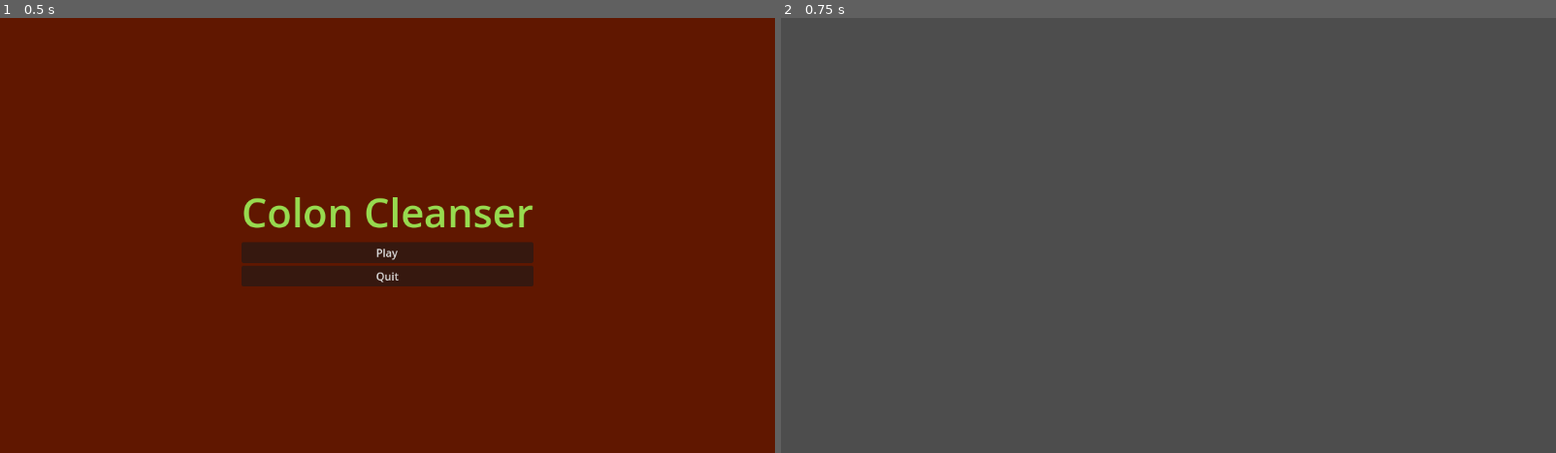
Above: before the commit, frames 1-2 (left to right).
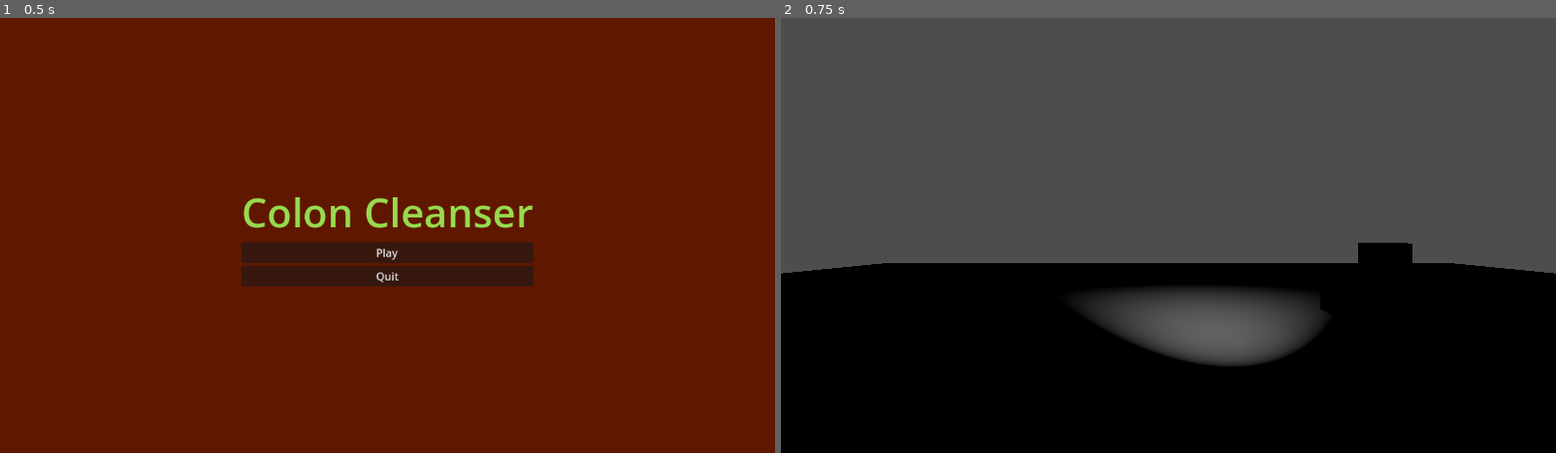
Above: after the commit, the same moments.

Repository: akulkarni3472/GWJ67-Parasite
Game: Godot game, scene res://Menus/MainMenu/main_menu.tscn
The game is run twice, just before and just after one commit, with the same random seed, the same clock (stepped at 60 frames per second) and the same inputs. After the commit the project has no main scene; this scene is started directly in both runs.
Inputs:
- Up to frame 1 (0.5 s): no input
- Up to frame 2 (0.75 s): click "Play" at 0.5 s

Frame 1 is identical in both runs. In frame 2, 41% of the frame differs, in the area x 0-100%, y 51-100%.

Commit message:
Created initial player and weapon scenes

Diff:
--- a/Levels/Level1/level-1.tscn
+++ b/Levels/Level1/level-1.tscn
@@ -1,3 +1,23 @@
-[gd_scene format=3 uid="uid://d234ib1l07eok"]
+[gd_scene load_steps=4 format=3 uid="uid://d234ib1l07eok"]
+
+[ext_resource type="PackedScene" uid="uid://de7ykwabmgyb5" path="res://Player/player.tscn" id="1_8wwit"]
+
+[sub_resource type="BoxShape3D" id="BoxShape3D_nk2q7"]
+size = Vector3(30, 0.1, 30)
+
+[sub_resource type="BoxMesh" id="BoxMesh_vo2uq"]
+size = Vector3(30, 0.1, 30)
 
 [node name="Level-1" type="Node3D"]
+
+[node name="Player" parent="." instance=ExtResource("1_8wwit")]
+transform = Transform3D(1, 0, 0, 0, 1, 0, 0, 0, 1, 0, 0.95, 0)
+
+[node name="StaticBody3D" type="StaticBody3D" parent="."]
+transform = Transform3D(1, 0, 0, 0, 1, 0, 0, 0, 1, 0, -0.05, 0)
+
+[node name="CollisionShape3D" type="CollisionShape3D" parent="StaticBody3D"]
+shape = SubResource("BoxShape3D_nk2q7")
+
+[node name="MeshInstance3D" type="MeshInstance3D" parent="StaticBody3D"]
+mesh = SubResource("BoxMesh_vo2uq")
--- /dev/null
+++ b/Player/Weapons/Bullet.tscn
@@ -0,0 +1,37 @@
+[gd_scene load_steps=4 format=3 uid="uid://hy43fehokm4o"]
+
+[sub_resource type="SphereShape3D" id="SphereShape3D_ipc7a"]
+radius = 0.333
+
+[sub_resource type="StandardMaterial3D" id="StandardMaterial3D_cxbwq"]
+albedo_color = Color(0.2, 1, 1, 1)
+metallic = 1.0
+metallic_specular = 0.28
+roughness = 0.27
+backlight_enabled = true
+backlight = Color(0.2, 1, 1, 1)
+refraction_scale = -0.3
+
+[sub_resource type="SphereMesh" id="SphereMesh_ggymf"]
+material = SubResource("StandardMaterial3D_cxbwq")
+radius = 0.3
+height = 0.6
+
+[node name="Bullet" type="RigidBody3D"]
+transform = Transform3D(1, 0, 0, 0, 1, 0, 0, 0, 1, 0, 0.15, 0)
+
+[node name="CollisionShape3D" type="CollisionShape3D" parent="."]
+transform = Transform3D(0.5, 0, 0, 0, 0.5, 0, 0, 0, 0.5, 0, 0, 0)
+shape = SubResource("SphereShape3D_ipc7a")
+
+[node name="MeshInstance3D" type="MeshInstance3D" parent="."]
+transform = Transform3D(0.5, 0, 0, 0, 0.5, 0, 0, 0, 0.5, 0, 0, 0)
+mesh = SubResource("SphereMesh_ggymf")
+
+[node name="OmniLight3D" type="OmniLight3D" parent="."]
+light_color = Color(0.2, 1, 1, 1)
+light_energy = 8.0
+light_indirect_energy = 8.0
+light_specular = 8.0
+shadow_enabled = true
+omni_range = 0.333093
--- /dev/null
+++ b/Player/Weapons/gun_base.tscn
@@ -0,0 +1,47 @@
+[gd_scene load_steps=6 format=3 uid="uid://c23nef22jev88"]
+
+[ext_resource type="Material" uid="uid://nos7s37uown" path="res://Player/Weapons/gun_mat.tres" id="1_ihhqh"]
+
+[sub_resource type="BoxMesh" id="BoxMesh_ohf4f"]
+material = ExtResource("1_ihhqh")
+size = Vector3(0.2, 0.333, 1)
+
+[sub_resource type="BoxMesh" id="BoxMesh_1j41y"]
+material = ExtResource("1_ihhqh")
+size = Vector3(0.1, 0.1, 0.333)
+
+[sub_resource type="BoxMesh" id="BoxMesh_cjcre"]
+material = ExtResource("1_ihhqh")
+size = Vector3(0.1, 0.2, 0.1)
+
+[sub_resource type="BoxShape3D" id="BoxShape3D_sdoay"]
+size = Vector3(0.190674, 0.410645, 1.20239)
+
+[node name="GunBase" type="StaticBody3D"]
+
+[node name="MeshInstance3D" type="MeshInstance3D" parent="."]
+transform = Transform3D(1, 0, 0, 0, 1, 0, 0, 0, 1, 0, 0.156851, 0)
+mesh = SubResource("BoxMesh_ohf4f")
+
+[node name="barrel_mesh" type="MeshInstance3D" parent="MeshInstance3D"]
+transform = Transform3D(1, 0, 0, 0, 1, 0, 0, 0, 1, 0, 0.0196102, -0.542878)
+mesh = SubResource("BoxMesh_1j41y")
+
+[node name="sight_mesh" type="MeshInstance3D" parent="MeshInstance3D"]
+transform = Transform3D(1, 0, 0, 0, 1, 0, 0, 0, 1, 0, 0.161785, -0.418867)
+mesh = SubResource("BoxMesh_cjcre")
+
+[node name="SpotLight3D" type="SpotLight3D" parent="MeshInstance3D/sight_mesh"]
+transform = Transform3D(1, 0, 0, 0, 1, 0, 0, 0, 1, 0, 0.072336, -0.055085)
+light_energy = 8.0
+light_indirect_energy = 8.0
+light_volumetric_fog_energy = 8.0
+spot_range = 8.0
+spot_angle = 32.9888
+
+[node name="CollisionShape3D" type="CollisionShape3D" parent="."]
+transform = Transform3D(1, 0, 0, 0, 1, 0, 0, 0, 1, 0.00012207, 0.200049, -0.0968018)
+shape = SubResource("BoxShape3D_sdoay")
+
+[node name="BulletEmitter" type="Node3D" parent="."]
+transform = Transform3D(1, 0, 0, 0, 1, 0, 0, 0, 1, 0, 0.174205, -0.725255)
--- /dev/null
+++ b/Player/Weapons/gun_mat.tres
@@ -0,0 +1,6 @@
+[gd_resource type="StandardMaterial3D" format=3 uid="uid://nos7s37uown"]
+
+[resource]
+albedo_color = Color(0.694118, 0.694118, 0.694118, 1)
+metallic = 1.0
+roughness = 0.4
--- /dev/null
+++ b/Player/player.gd
@@ -0,0 +1,7 @@
+extends RigidBody3D
+
+func _ready():
+	pass
+
+func _physics_process(delta):
+	pass
--- /dev/null
+++ b/Player/player.tscn
@@ -0,0 +1,35 @@
+[gd_scene load_steps=6 format=3 uid="uid://de7ykwabmgyb5"]
+
+[ext_resource type="PackedScene" uid="uid://c23nef22jev88" path="res://Player/Weapons/gun_base.tscn" id="1_cjkj2"]
+[ext_resource type="Script" path="res://Player/player.gd" id="1_ujo7x"]
+
+[sub_resource type="PhysicsMaterial" id="PhysicsMaterial_oke7m"]
+friction = 0.0
+
+[sub_resource type="CapsuleMesh" id="CapsuleMesh_2uabs"]
+
+[sub_resource type="CapsuleShape3D" id="CapsuleShape3D_lbee3"]
+
+[node name="Player" type="RigidBody3D"]
+transform = Transform3D(1, 0, 0, 0, 1, 0, 0, 0, 1, 0, 1, 0)
+axis_lock_angular_x = true
+axis_lock_angular_y = true
+axis_lock_angular_z = true
+physics_material_override = SubResource("PhysicsMaterial_oke7m")
+script = ExtResource("1_ujo7x")
+
+[node name="MeshInstance3D" type="MeshInstance3D" parent="."]
+mesh = SubResource("CapsuleMesh_2uabs")
+
+[node name="CollisionShape3D" type="CollisionShape3D" parent="."]
+shape = SubResource("CapsuleShape3D_lbee3")
+
+[node name="Node3D" type="Node3D" parent="."]
+transform = Transform3D(1, 0, 0, 0, 1, 0, 0, 0, 1, 0, 0.480232, 0)
+
+[node name="Camera3D" type="Camera3D" parent="Node3D"]
+
+[node name="Node3D2" type="Node3D" parent="."]
+transform = Transform3D(1, 0, 0, 0, 1, 0, 0, 0, 1, 0.701538, 0.0372148, -0.505621)
+
+[node name="GunBase" parent="Node3D2" instance=ExtResource("1_cjkj2")]
--- a/project.godot
+++ b/project.godot
@@ -11,10 +11,42 @@
 [application]
 
 config/name="Gwj 67-parasite"
-run/main_scene="res://Menus/MainMenu/main_menu.tscn"
 config/features=PackedStringArray("4.2", "Forward Plus")
 config/icon="res://icon.svg"
 
-[dotnet]
+[input]
 
-project/assembly_name="Gwj 67-parasite"
+move_front={
+"deadzone": 0.5,
+"events": [Object(InputEventKey,"resource_local_to_scene":false,"resource_name":"","device":-1,"window_id":0,"alt_pressed":false,"shift_pressed":false,"ctrl_pressed":false,"meta_pressed":false,"pressed":false,"keycode":0,"physical_keycode":87,"key_label":0,"unicode":119,"echo":false,"script":null)
+, Object(InputEventKey,"resource_local_to_scene":false,"resource_name":"","device":-1,"window_id":0,"alt_pressed":false,"shift_pressed":false,"ctrl_pressed":false,"meta_pressed":false,"pressed":false,"keycode":0,"physical_keycode":4194320,"key_label":0,"unicode":0,"echo":false,"script":null)
+]
+}
+move_back={
+"deadzone": 0.5,
+"events": [Object(InputEventKey,"resource_local_to_scene":false,"resource_name":"","device":-1,"window_id":0,"alt_pressed":false,"shift_pressed":false,"ctrl_pressed":false,"meta_pressed":false,"pressed":false,"keycode":0,"physical_keycode":83,"key_label":0,"unicode":115,"echo":false,"script":null)
+, Object(InputEventKey,"resource_local_to_scene":false,"resource_name":"","device":-1,"window_id":0,"alt_pressed":false,"shift_pressed":false,"ctrl_pressed":false,"meta_pressed":false,"pressed":false,"keycode":0,"physical_keycode":4194322,"key_label":0,"unicode":0,"echo":false,"script":null)
+]
+}
+move_left={
+"deadzone": 0.5,
+"events": [Object(InputEventKey,"resource_local_to_scene":false,"resource_name":"","device":-1,"window_id":0,"alt_pressed":false,"shift_pressed":false,"ctrl_pressed":false,"meta_pressed":false,"pressed":false,"keycode":0,"physical_keycode":65,"key_label":0,"unicode":97,"echo":false,"script":null)
+, Object(InputEventKey,"resource_local_to_scene":false,"resource_name":"","device":-1,"window_id":0,"alt_pressed":false,"shift_pressed":false,"ctrl_pressed":false,"meta_pressed":false,"pressed":false,"keycode":0,"physical_keycode":4194319,"key_label":0,"unicode":0,"echo":false,"script":null)
+]
+}
+move_right={
+"deadzone": 0.5,
+"events": [Object(InputEventKey,"resource_local_to_scene":false,"resource_name":"","device":-1,"window_id":0,"alt_pressed":false,"shift_pressed":false,"ctrl_pressed":false,"meta_pressed":false,"pressed":false,"keycode":0,"physical_keycode":68,"key_label":0,"unicode":100,"echo":false,"script":null)
+, Object(InputEventKey,"resource_local_to_scene":false,"resource_name":"","device":-1,"window_id":0,"alt_pressed":false,"shift_pressed":false,"ctrl_pressed":false,"meta_pressed":false,"pressed":false,"keycode":0,"physical_keycode":4194321,"key_label":0,"unicode":0,"echo":false,"script":null)
+]
+}
+jump={
+"deadzone": 0.5,
+"events": [Object(InputEventKey,"resource_local_to_scene":false,"resource_name":"","device":-1,"window_id":0,"alt_pressed":false,"shift_pressed":false,"ctrl_pressed":false,"meta_pressed":false,"pressed":false,"keycode":0,"physical_keycode":32,"key_label":0,"unicode":32,"echo":false,"script":null)
+]
+}
+shoot={
+"deadzone": 0.5,
+"events": [Object(InputEventMouseButton,"resource_local_to_scene":false,"resource_name":"","device":-1,"window_id":0,"alt_pressed":false,"shift_pressed":false,"ctrl_pressed":false,"meta_pressed":false,"button_mask":0,"position":Vector2(0, 0),"global_position":Vector2(0, 0),"factor":1.0,"button_index":1,"canceled":false,"pressed":false,"double_click":false,"script":null)
+]
+}
Not shown, added: Assets/Models/Enemies/1st_parasite.blend
Not shown, added: Assets/Models/Player/Weapons/gun_base.blend
Not shown, added: Assets/Models/Player/Weapons/gun_base.blend1
Not shown, added: Assets/Models/Player/player.blend
Not shown, added: Assets/Models/Player/player.blend1
